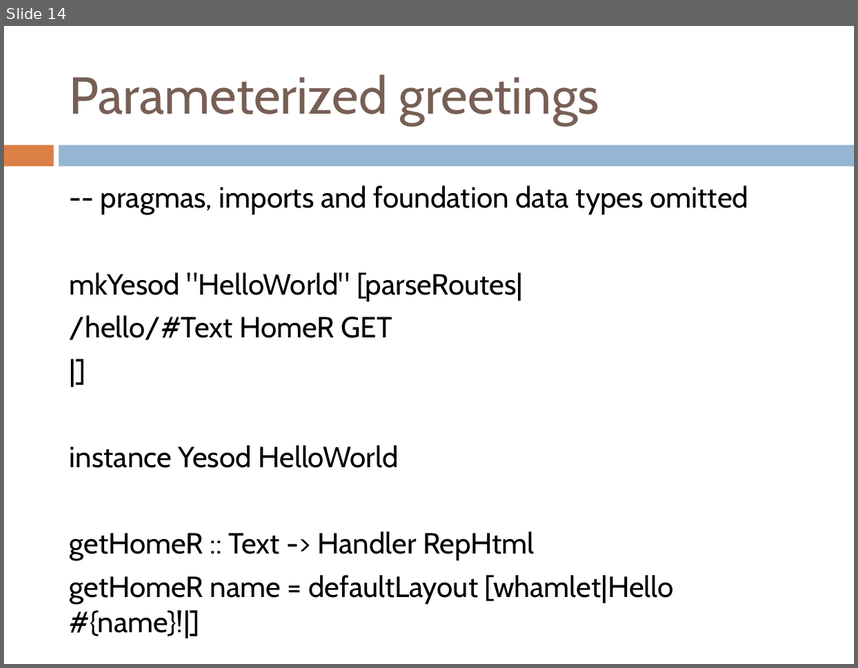
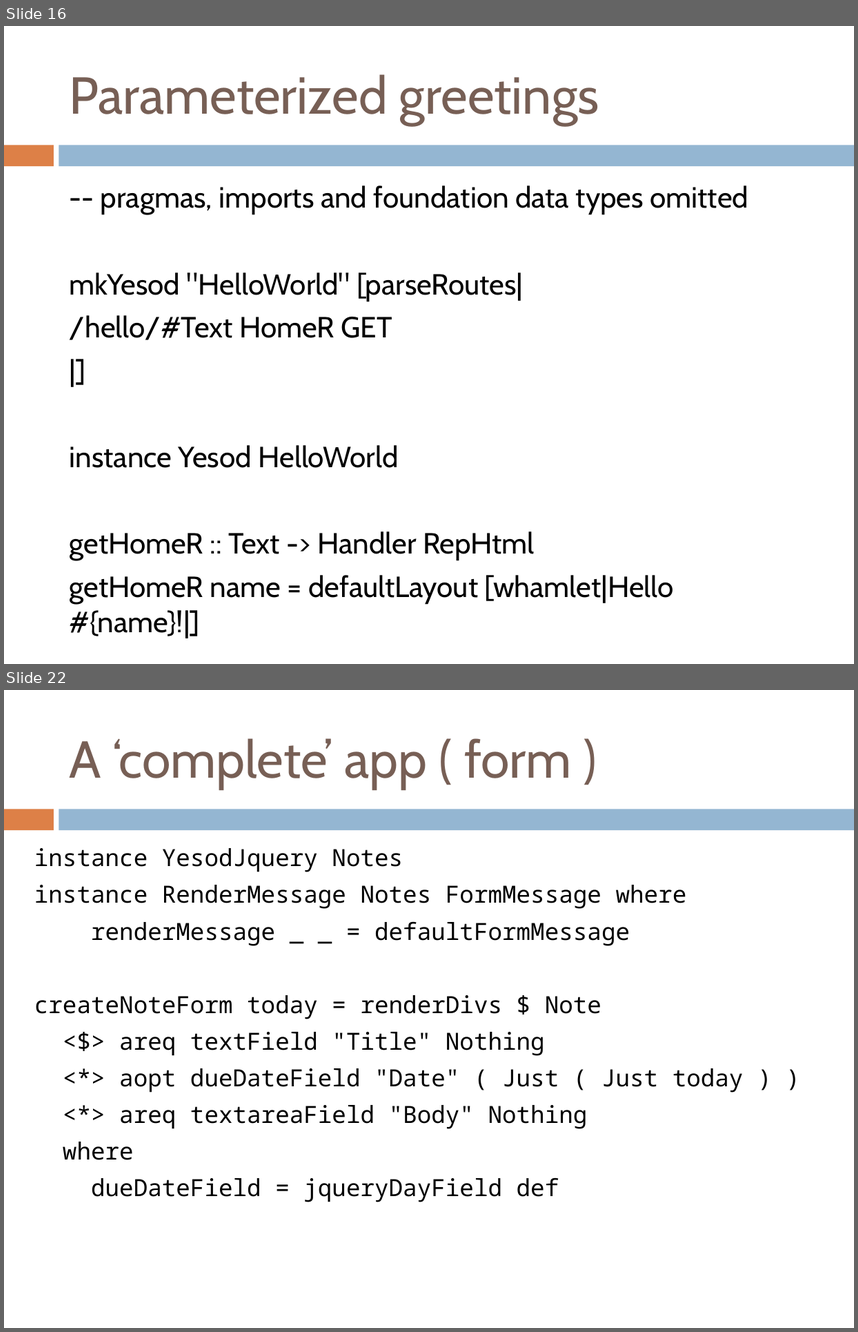
Before and after one commit to benkolera/talk-yesod, a slide deck: TypeSafeWebDevWithYesodAndHaskell.pptx. Shown one above the other, each under a label of ours: slide 14 before the commit, slides 16 and 22 after it; the slides between them are not shown. The pictures are 858x668 and 858x1332 pixels, drawn with LibreOffice and Linux fonts; fonts in the diff are those of the drawing. Boxes give left, top, right and bottom in pixels: in the first picture for what was removed or moved away, otherwise in the second. Text is boxed around its words. In the diff, an @@ line names an element or a change of style, - is before the commit and + after.

```diff
--- a/TypeSafeWebDevWithYesodAndHaskell.pptx
+++ b/TypeSafeWebDevWithYesodAndHaskell.pptx
@@ slide 22 added at [4, 690, 854, 1328], background #FFFFFF; not listed: 2 template elements that a slide beside it also shows @@
@@ title added at [70, 738, 572, 789], 44 pt, text #775F55 @@
+A ‘complete’ app ( form )
@@ text added at [34, 848, 744, 1202], 20 pt, text #000000 @@
+instance YesodJquery Notes
+instance RenderMessage Notes FormMessage where
+renderMessage _ _ = defaultFormMessage
+createNoteForm today = renderDivs $ Note
+<$> areq textField "Title" Nothing
+<*> aopt dueDateField "Date" ( Just ( Just today ) )
+<*> areq textareaField "Body" Nothing
+where
+dueDateField = jqueryDayField def
@@ what was slide 14 is now slide 16 @@
```
Also in this commit, not shown: 2 slides changed, 11 other slides added, 2 other files.
